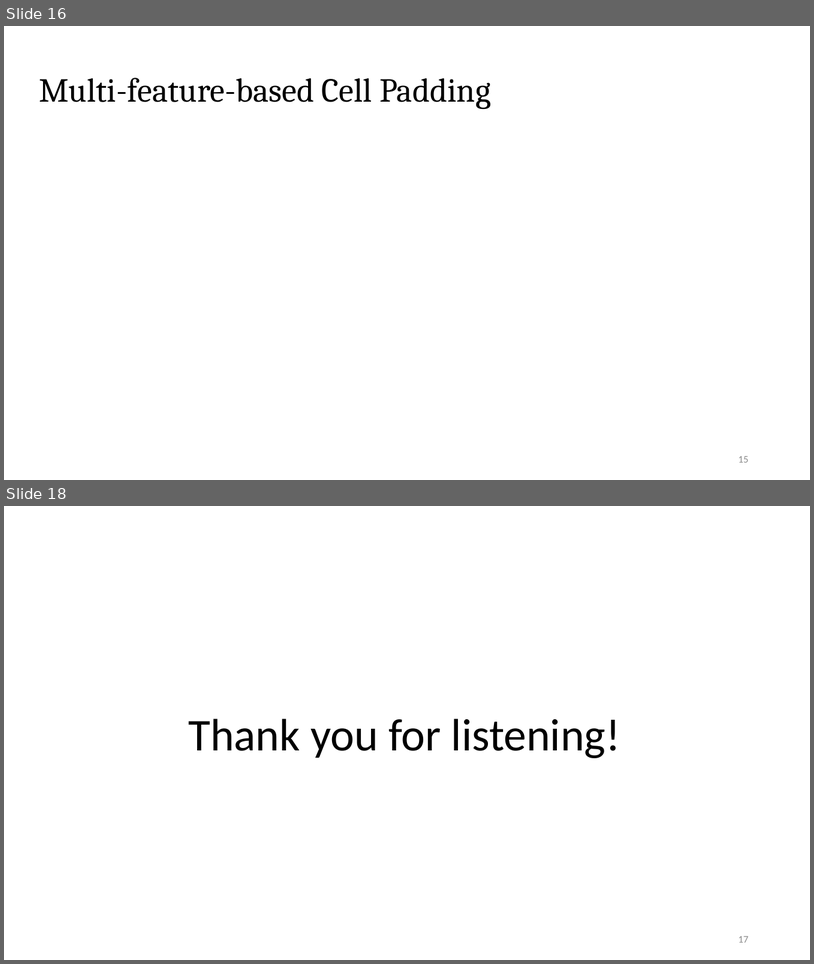
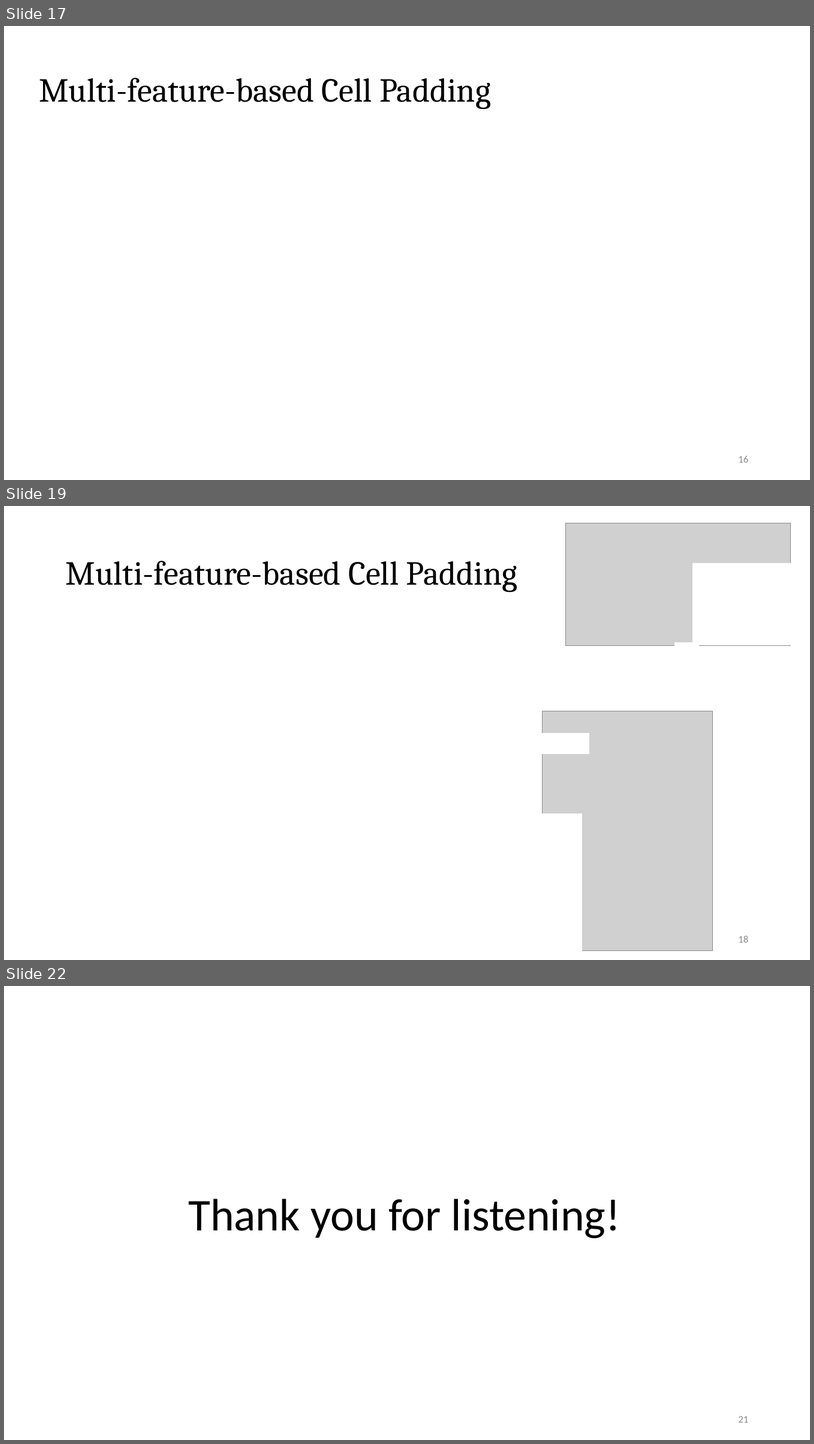
Before and after one commit to Pacific-Feng-Studuies/Studied-Papers, a slide deck: GM/Placement/PUFFER A Routability-Driven Placement Framework via Cell Padding/PUFFER A Routability-Driven Placement Framework via Cell Padding.pptx. Shown one above the other, each under a label of ours: slides 16 and 18 before the commit, slides 17, 19 and 22 after it; the slides between them are not shown. The pictures are 814x964 and 814x1444 pixels, drawn with LibreOffice and Linux fonts; fonts in the diff are those of the drawing; grey boxes stand for pictures. Boxes give left, top, right and bottom in pixels: in the first picture for what was removed or moved away, otherwise in the second. Text is boxed around its words. In the diff, an @@ line names an element or a change of style, - is before the commit and + after.

```diff
--- a/GM/Placement/PUFFER A Routability-Driven Placement Framework via Cell Padding/PUFFER A Routability-Driven Placement Framework via Cell Padding.pptx
+++ b/GM/Placement/PUFFER A Routability-Driven Placement Framework via Cell Padding/PUFFER A Routability-Driven Placement Framework via Cell Padding.pptx
@@ slide 19 added at (x1=4, y1=506, x2=810, y2=960), background #FFFFFF @@
@@ picture added at (x1=566, y1=523, x2=791, y2=645) @@
@@ title added at (x1=65, y1=561, x2=518, y2=592), 40 pt, text #000000 @@
+Multi-feature-based Cell Padding
@@ rectangle added at (x1=693, y1=564, x2=791, y2=645), fill #FFFFFF, outline #FFFFFF 1 pt @@
@@ rectangle added at (x1=675, y1=642, x2=699, y2=645), fill #FFFFFF, outline #FFFFFF 1 pt @@
@@ picture added at (x1=543, y1=711, x2=714, y2=951) @@
@@ rectangle added at (x1=543, y1=733, x2=590, y2=753), fill #FFFFFF, outline #FFFFFF 1 pt @@
@@ rectangle added at (x1=543, y1=814, x2=582, y2=951), fill #FFFFFF, outline #FFFFFF 1 pt @@
@@ page number added at (x1=738, y1=935, x2=749, y2=942), 12 pt, text #8C8C8C @@
+18
@@ what was slide 16 is now slide 17 @@
@@ page number at (x1=738, y1=456, x2=749, y2=462): text changed @@
-15
+16
@@ what was slide 18 is now slide 22 @@
@@ page number at (x1=738, y1=1416, x2=749, y2=1422): text changed @@
-17
+21
```
Also in this commit, not shown: 14 slides changed, 3 other slides added, 1 other file.
